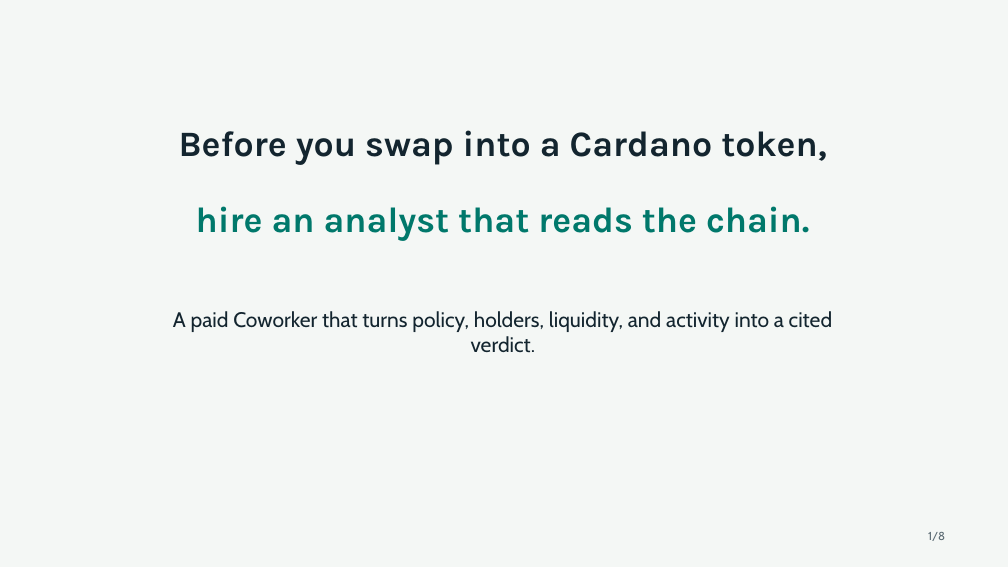
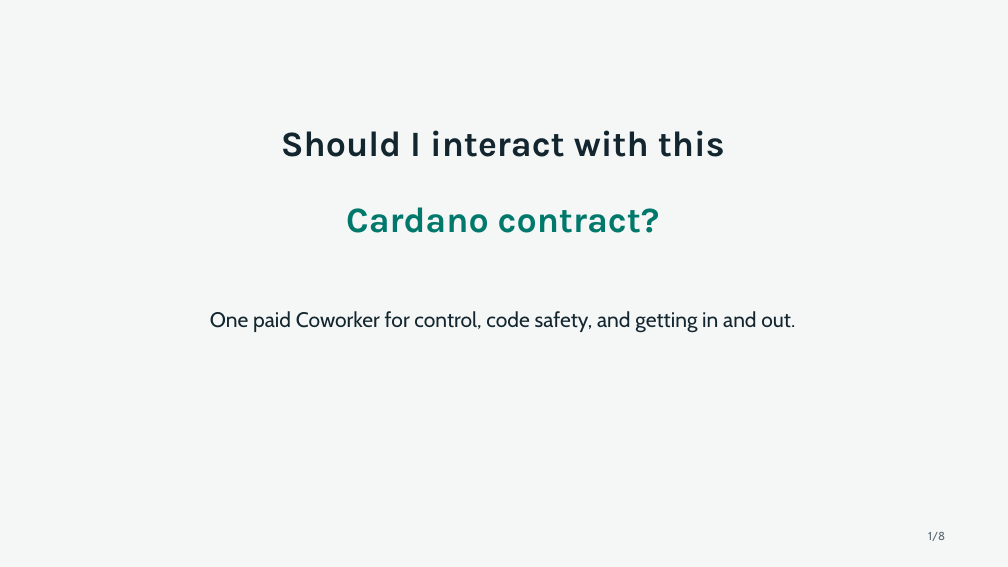
Before and after one commit to pieakshat/cardano-risk-coworker, a slide deck: slide 1 of deck/cardano-risk-analyst.pptx. Drawn at 1008x567 pixels with LibreOffice and Linux fonts; fonts in the diff are those of the drawing. Boxes give left, top, right and bottom in pixels: in the first picture for what was removed or moved away, otherwise in the second. Text is boxed around its words. In the diff, an @@ line names an element or a change of style, - is before the commit and + after.

Commit message:
reframe analyst around contract interaction verdict

```diff
--- a/deck/cardano-risk-analyst.pptx
+++ b/deck/cardano-risk-analyst.pptx
@@ text at bbox=[281, 130, 725, 157]: text changed @@
-Before you swap into a Cardano token,
+Should I interact with this
@@ text at bbox=[346, 207, 660, 233]: text changed @@
-hire an analyst that reads the chain.
+Cardano contract?
@@ text at bbox=[210, 311, 795, 333]: text changed @@
-A paid Coworker that turns policy, holders, liquidity, and activity into a cited verdict.
+One paid Coworker for control, code safety, and getting in and out.
```
Also in this commit, not shown: 3 other slides changed, 14 other files.
